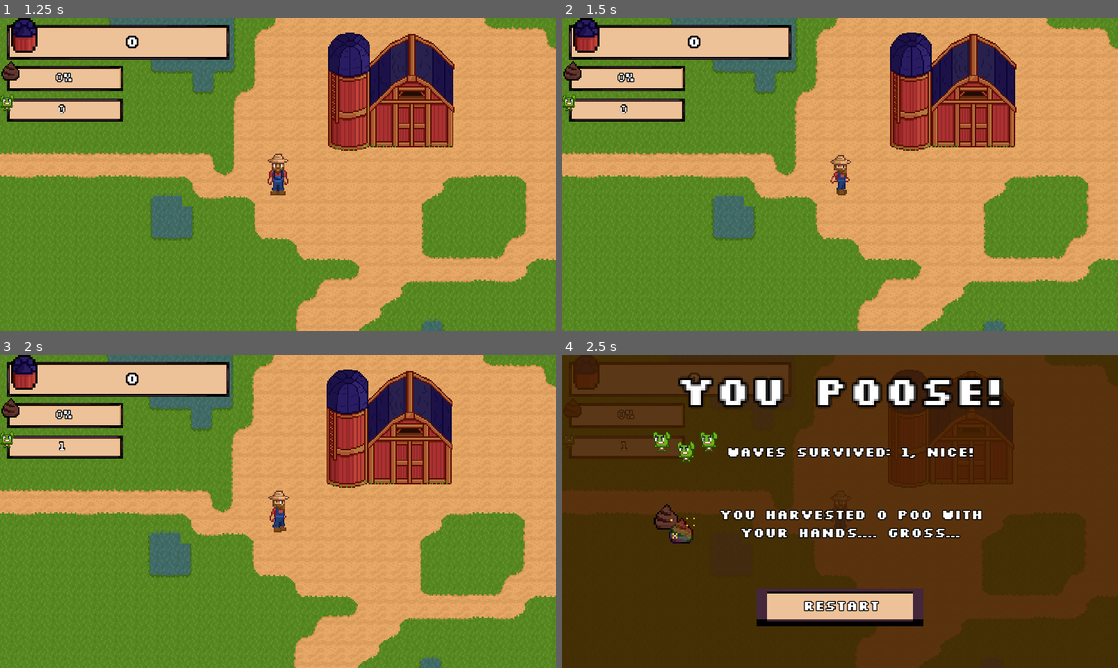
Above: before the commit, frames 1-4 (two rows, left to right).
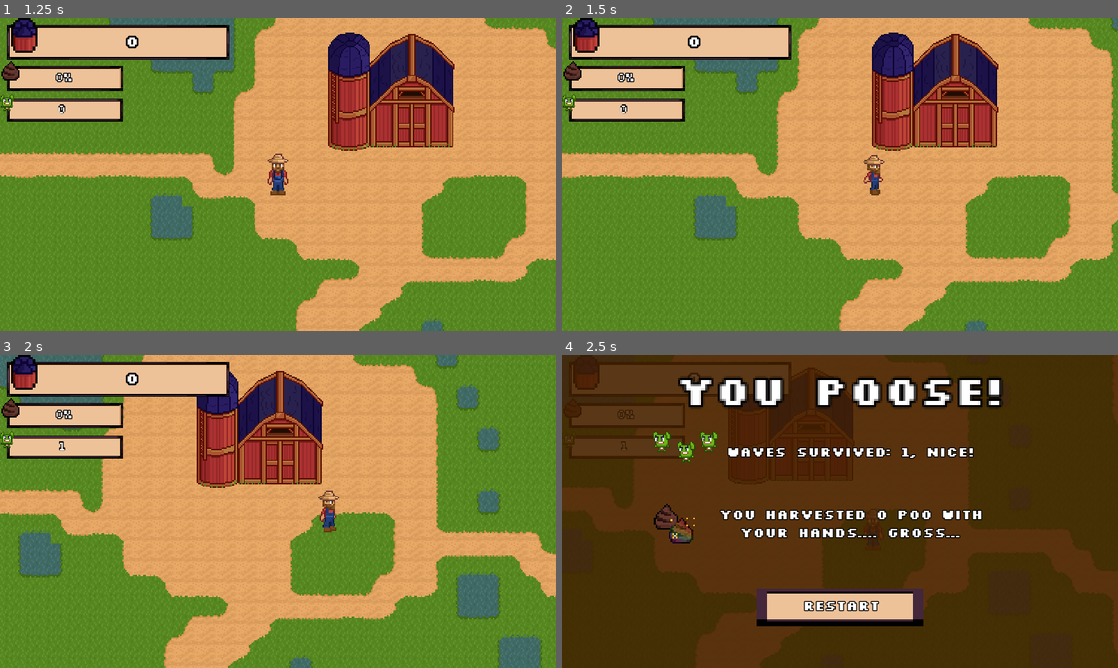
Above: after the commit, the same moments.

Repository: astro-panda/poo-farmer
Game: Godot game, scene res://Scenes/Main.tscn
Two runs of this game, one before a commit and one after it. Both use one fixed random seed, a clock stepped at 60 frames per second and the inputs below.
Inputs (mouse positions are in pixels of both pictures, inside the frame that each line leads up to):
- Up to frame 1 (1.25 s): click "Start" at 0.5 s
- Up to frame 2 (1.5 s): tap Enter at 1.25 s; move the mouse to (962, 158) at 1.27 s; hold Right (move_right) from 1.28 s (still down); hold Keypad 0 (deep_pockets) from 1.28 s (still down); click (962, 158) at 1.42 s
- Up to frame 3 (2 s): keep holding Right (move_right); keep holding Keypad 0 (deep_pockets)
- Up to frame 4 (2.5 s): move the mouse to (728, 527) at 2.02 s; release Right (move_right) at 2.03 s; release Keypad 0 (deep_pockets) at 2.03 s; hold Down (move_down) from 2.03 s (still down); tap X (game_over) at 2.1 s

Frame 1 is identical in both runs. In frame 2, 17% of the frame differs, in the area x 0-100%, y 0-100%; in frame 3, 56%; in frame 4, 2.2%.

Commit message:
Fixed player speed

Diff:
--- a/poofarmer/Scenes/Main.tscn
+++ b/poofarmer/Scenes/Main.tscn
@@ -199,7 +199,6 @@
 __meta__ = {
 "_edit_group_": true
 }
-speed = 275
 
 [node name="ModalWindow" parent="Player" instance=ExtResource( 9 )]
 visible = false
--- a/poofarmer/Scenes/Player.tscn
+++ b/poofarmer/Scenes/Player.tscn
@@ -141,7 +141,7 @@
 collision_mask = 4
 script = ExtResource( 1 )
 poo_pellets = ExtResource( 3 )
-speed = 20000
+speed = 18000
 
 [node name="FootCollision" type="CollisionShape2D" parent="."]
 position = Vector2( 0, 19.5 )
